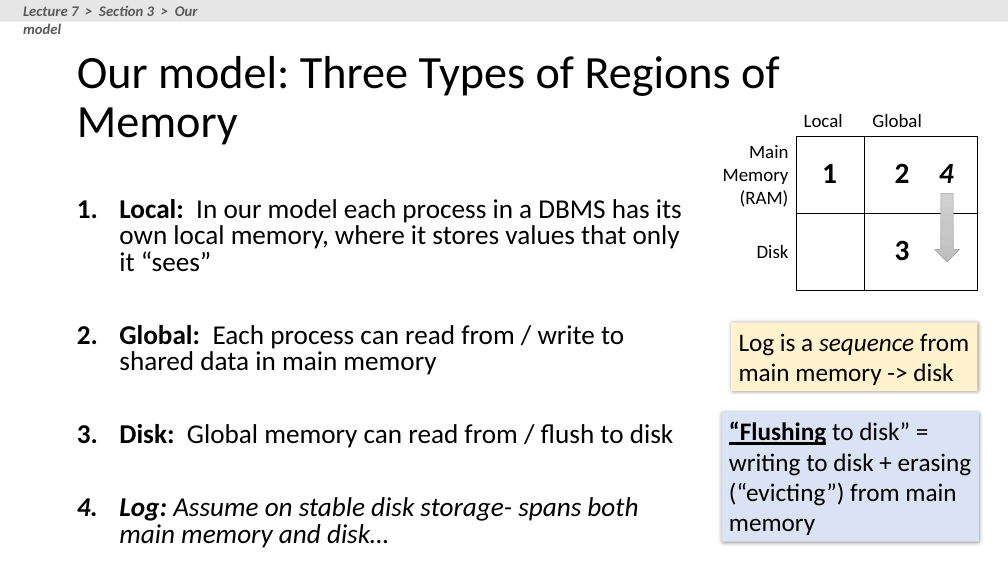
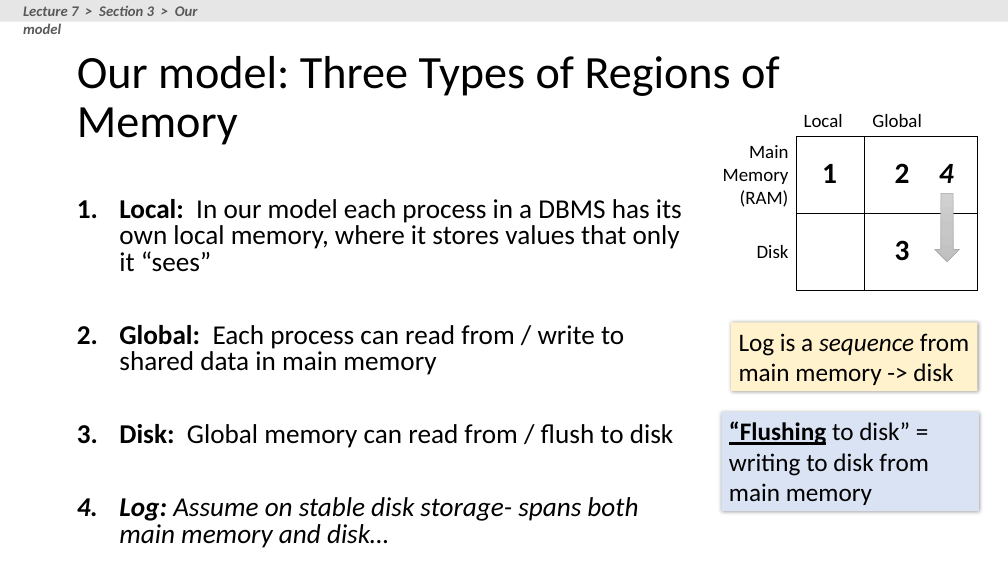
Before and after one commit to HazyResearch/cs145-notebooks-2016, a slide deck: slide 11 of lecture-7-8/Lectures_7_8_TXNs.pptx (slide 9 before the commit). Drawn at 1008x567 pixels with LibreOffice and Linux fonts; fonts in the diff are those of the drawing. Boxes give left, top, right and bottom in pixels: in the first picture for what was removed or moved away, otherwise in the second. Text is boxed around its words. In the diff, an @@ line names an element or a change of style, - is before the commit and + after.

```diff
--- a/lecture-7-8/Lectures_7_8_TXNs.pptx
+++ b/lecture-7-8/Lectures_7_8_TXNs.pptx
@@ rectangle "“Flushing to disk” = writing ...": place and size @@
-rectangle "“Flushing to disk” = writing ..." at bbox=[721, 412, 979, 542]
+rectangle "“Flushing to disk” = writing ..." at bbox=[721, 412, 979, 511]
@@ text in rectangle at bbox=[729, 421, 928, 505]: text changed @@
-“Flushing to disk” = writing to disk + erasing (“evicting”) from main memory
+“Flushing to disk” = writing to disk from main memory
```
Also in this commit, not shown: 8 other slides changed, 2 slides added, 4 other files.
